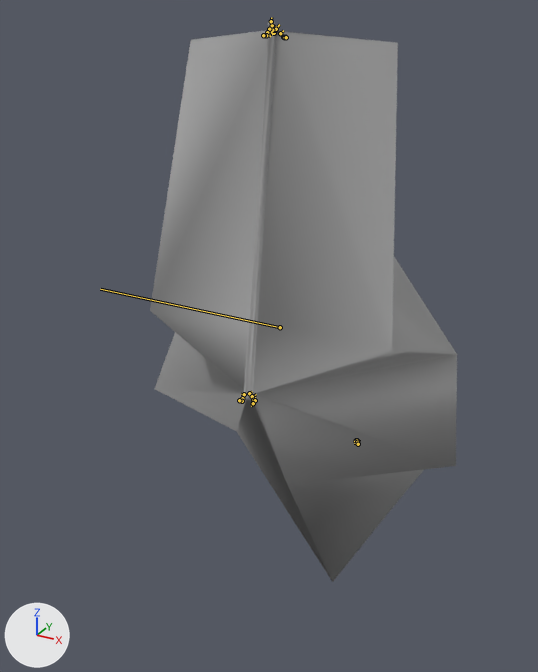
The FBX model Assets/Image/Animation/Player/AlphaMotion/deth.fbx: old version first, new version second.
One viewpoint serves both versions: a 50 mm camera at (1.08, -1.81, 5.16) aimed at (-0.27, 0.65, 3.93). Lighting does not change. The marker at lower left points along +X, +Y and +Z. Both versions are drawn at frame 31 of the action 'Take 001'; the numbers are the values there. The bones that bend it are drawn over the model as lines.

In view in the first picture: 'model'.
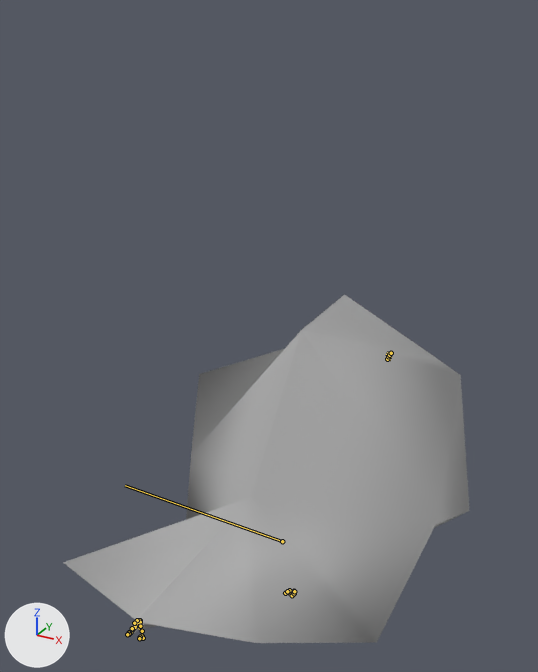
Changed parts and their boxes [x1, y1, x2, y2] in the pictures (538 x 672 px):
'model', posed (32% wider, 38% shorter): before [150, 20, 457, 582]; after [63, 295, 470, 643]
bone 'hip', root to tip: before (280, 327) to (100, 289); after (282, 541) to (125, 485)
bone 'up_arm_L', root to tip: before (276, 29) to (279, 24); after (140, 626) to (138, 629)
bone 'up_arm_R', root to tip: before (269, 29) to (273, 34); after (134, 623) to (139, 623)

What the commit changed:
Bone 'hip' (bone_hip) moves from (115.0, 0.0, 0.0) to (23.0, 0.0, -3.0).
Bone 'hip' (bone_hip) turns from (0, 0, 0) to (0, -66, 0) degrees about its own x, y and z.
Bone 'up_arm_L' (bone_up_arm_l) turns from (26, 36, -32) to (44, -57, -61) degrees about its own x, y and z.
Bone 'up_arm_R' (bone_up_arm_r) turns from (27, 34, -23) to (2, -71, -20) degrees about its own x, y and z.
